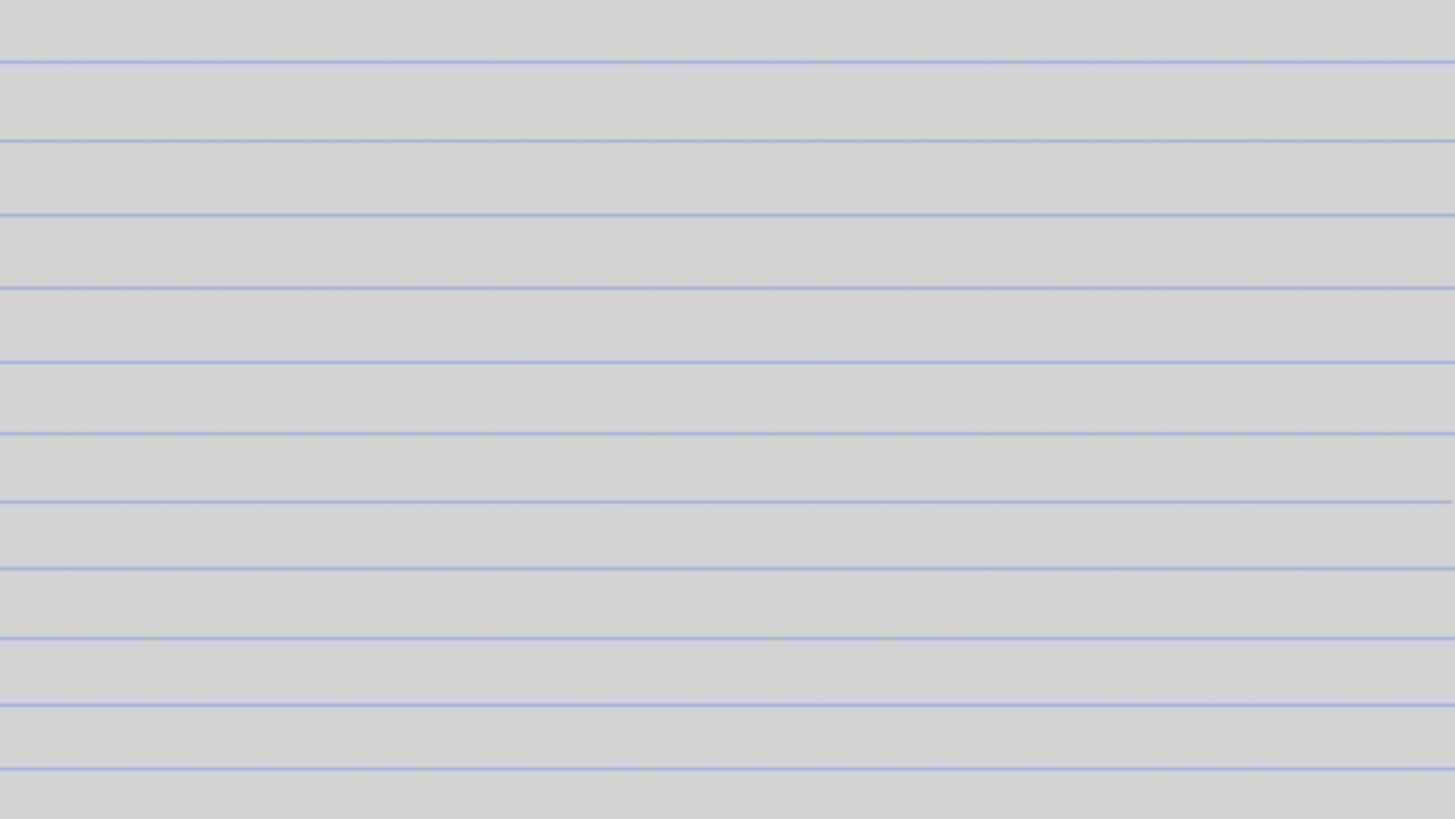
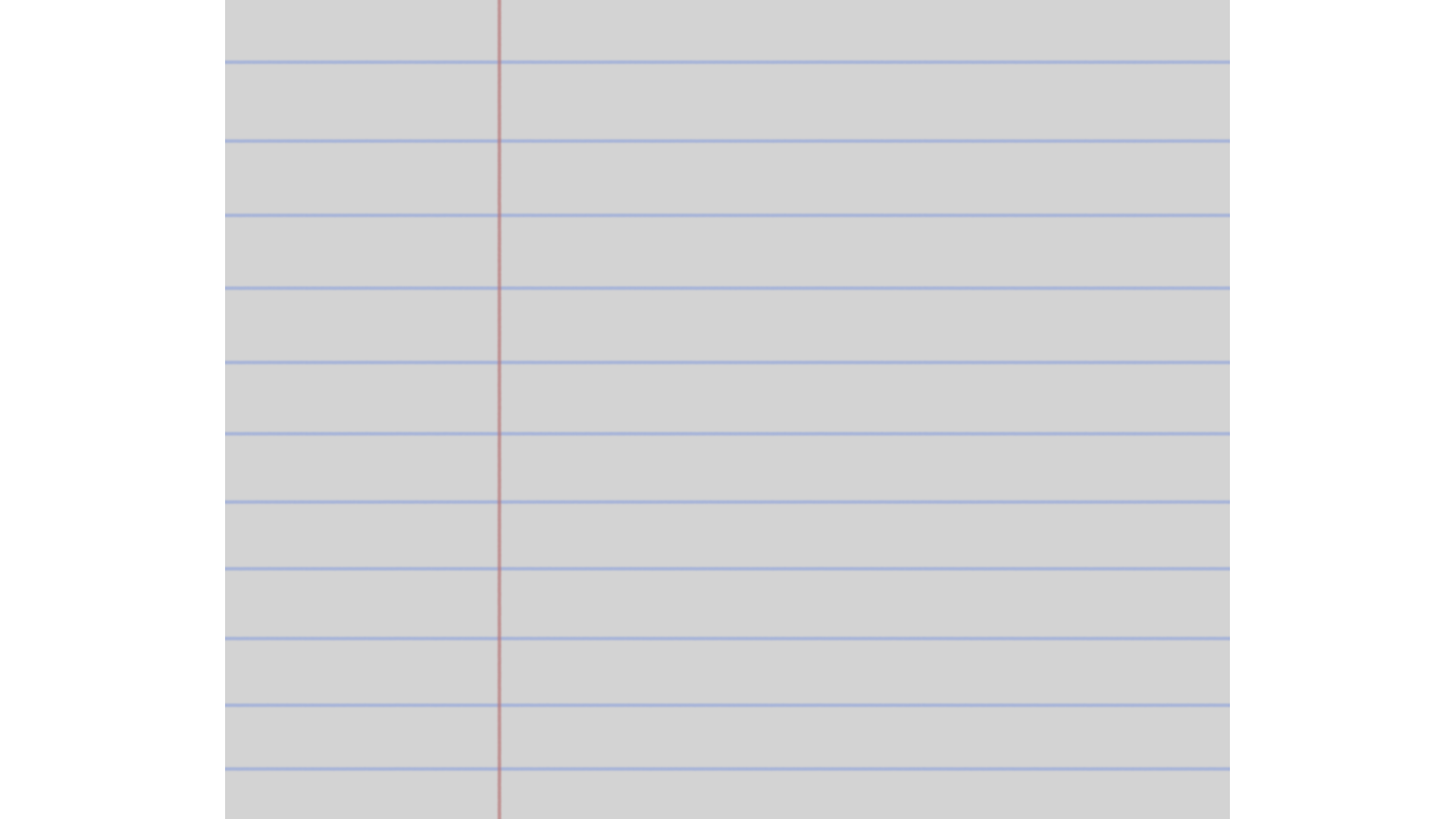
Layered file, before and after one edit (1455 × 819). Changes by layer:
added group "Group 1" with 15 layers above "Background" over [0, 0, 1455, 819]
moved "Paper Lines" into group "Group 1" over [0, 0, 1455, 819]
added layer "Red" in group "Paper Lines" over [496, 0, 503, 819]
painted on "1" over [0, 58, 1455, 66]
painted on "2" over [0, 137, 1455, 145]
painted on "3" over [0, 211, 1455, 220]
painted on "4" over [0, 284, 1455, 292]
painted on "5" over [0, 358, 1455, 367]
painted on "6" over [0, 429, 1455, 438]
painted on "7" over [0, 497, 1455, 506]
painted on "8" over [0, 564, 1455, 573]
painted on "9" over [0, 634, 1455, 643]
painted on "10" over [0, 701, 1455, 709]
painted on "11" over [0, 764, 1455, 773]
moved "Paper Color" into group "Group 1", painted on it over [0, 0, 1455, 819]
hid "Background" over [1, 0, 1455, 819]
